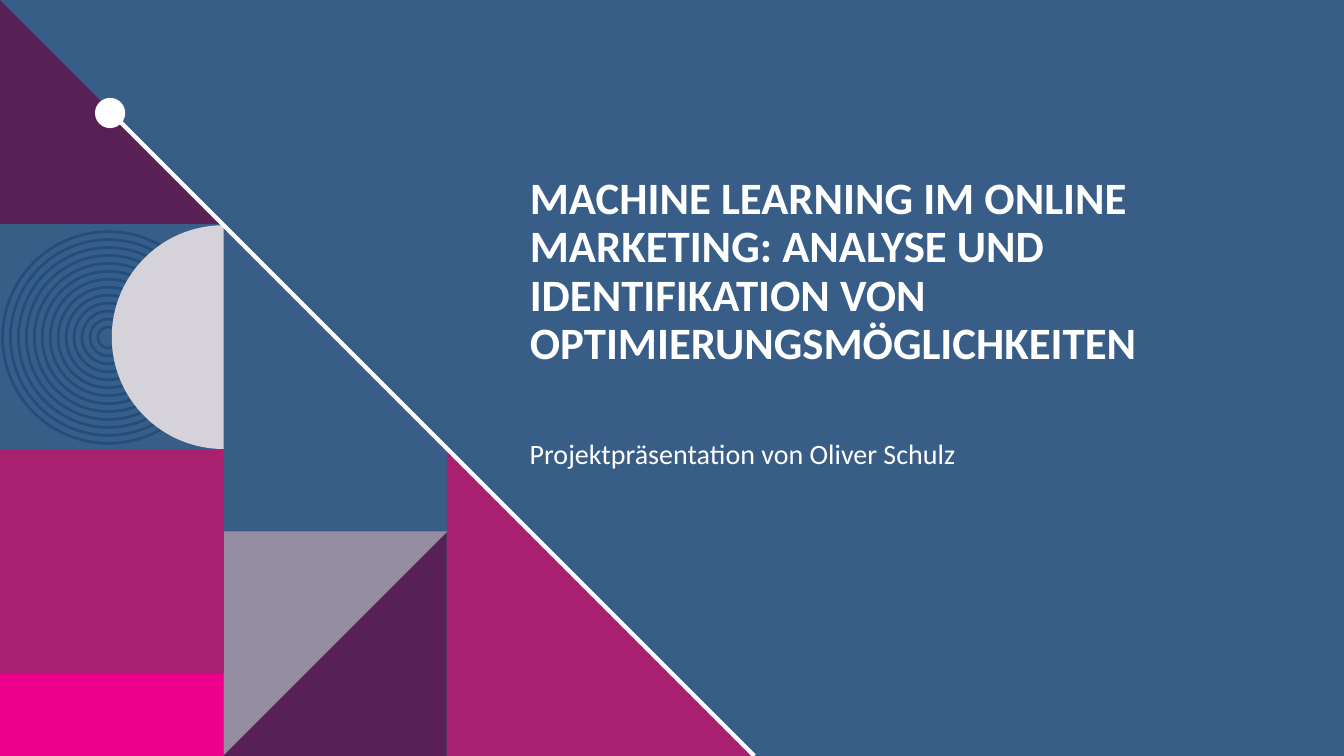
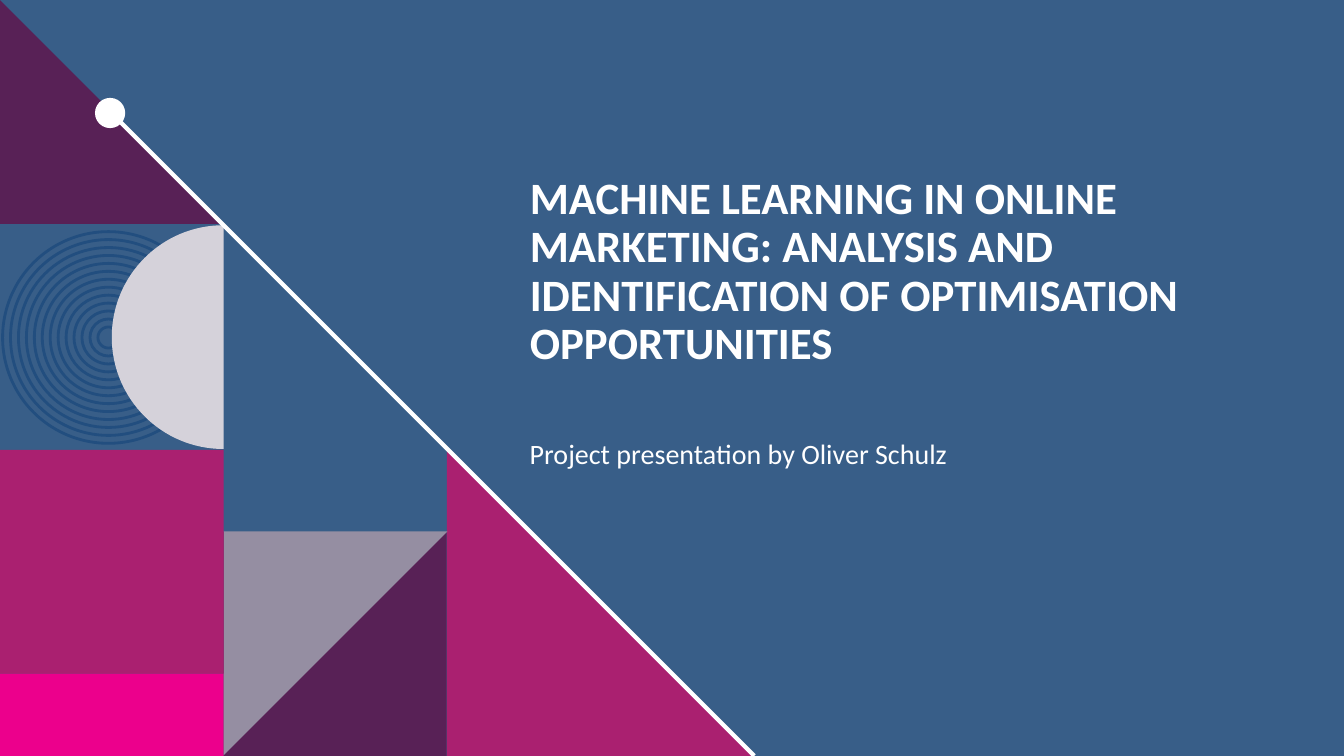
Before and after one commit to oliverschulz1983/Machine-learning-in-online-marketing-analysis-and-identification-of-optimisation-opportunities, a slide deck: slide 1 of Machine_Learning_in_Online_Marketing.pptx. Drawn at 1344x756 pixels with LibreOffice and Linux fonts; fonts in the diff are those of the drawing; background and template pictures are left out. Boxes give left, top, right and bottom in pixels: in the first picture for what was removed or moved away, otherwise in the second. Text is boxed around its words. In the diff, an @@ line names an element or a change of style, - is before the commit and + after.

```diff
--- a/Machine_Learning_in_Online_Marketing.pptx
+++ b/Machine_Learning_in_Online_Marketing.pptx
@@ title at <box>530,184,1178,360</box>: text changed @@
-MACHINE LEARNING IM ONLINE MARKETING: ANALYSE UND IDENTIFIKATION VON OPTIMIERUNGSMÖGLICHKEITEN
+MACHINE LEARNING IN ONLINE MARKETING: ANALYSIS AND IDENTIFICATION OF OPTIMISATION OPPORTUNITIES
@@ text at <box>530,444,947,469</box>: text changed @@
-Projektpräsentation von Oliver Schulz
+Project presentation by Oliver Schulz
```
Also in this commit, not shown: 14 other slides changed, 2 slides added, 3 slides removed.
